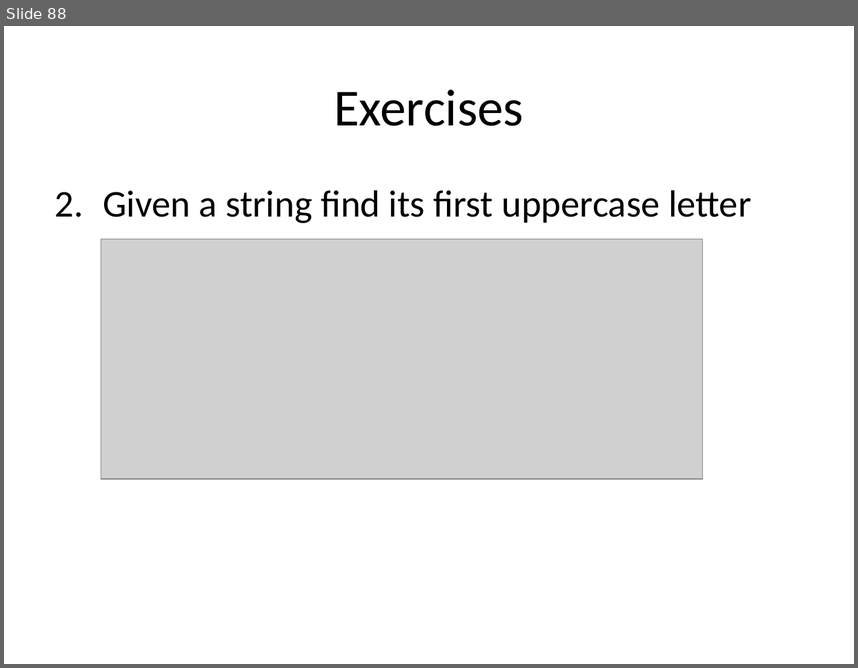
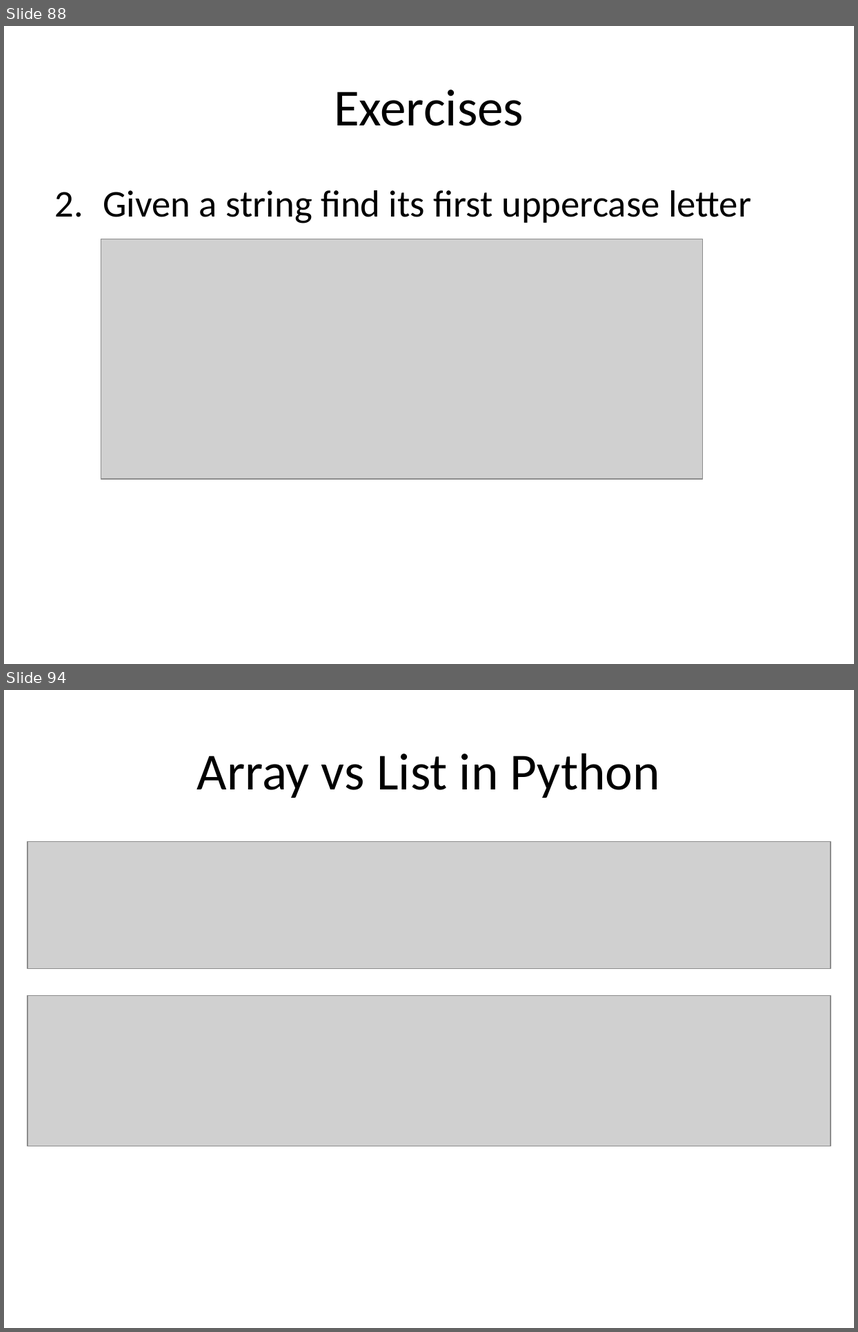
Before and after one commit to auliyanurul/kuliah, a slide deck: Algoritma dan Struktur Data.pptx. Shown one above the other, each under a label of ours: slide 88 before the commit, slides 88 and 94 after it; the slides between them are not shown. The pictures are 858x668 and 858x1332 pixels, drawn with LibreOffice and Linux fonts; fonts in the diff are those of the drawing; grey boxes stand for pictures. Boxes give left, top, right and bottom in pixels: in the first picture for what was removed or moved away, otherwise in the second. Text is boxed around its words. In the diff, an @@ line names an element or a change of style, - is before the commit and + after.

```diff
--- a/Algoritma dan Struktur Data.pptx
+++ b/Algoritma dan Struktur Data.pptx
@@ slide 94 added at (4,690,854,1328), background #FFFFFF @@
@@ title added at (197,753,661,798), 44 pt, text #000000 @@
+Array vs List in Python
@@ picture added at (27,841,831,969) @@
@@ picture added at (27,995,831,1145) @@
```
Also in this commit, not shown: 38 other slides added, 1 other file.
